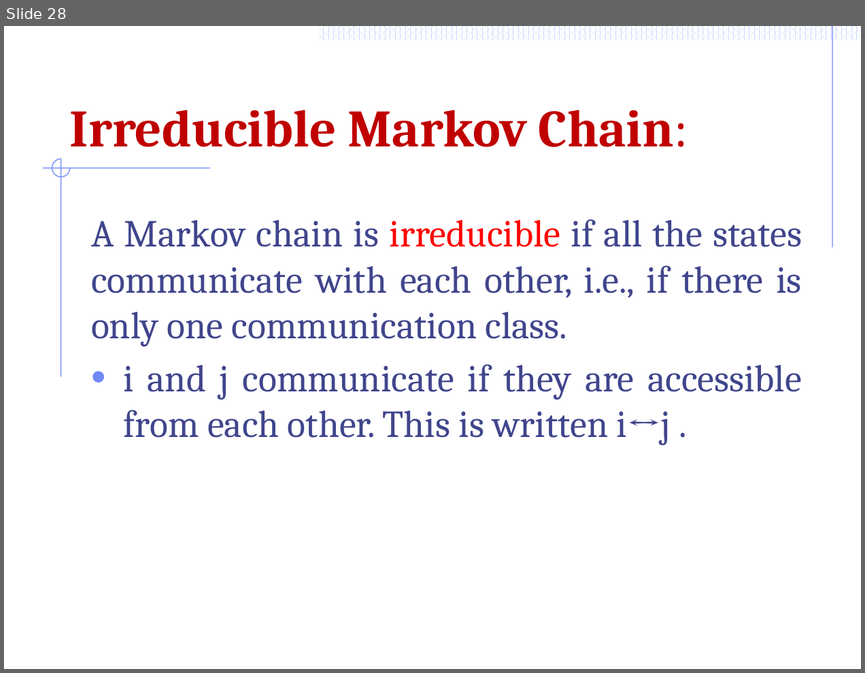
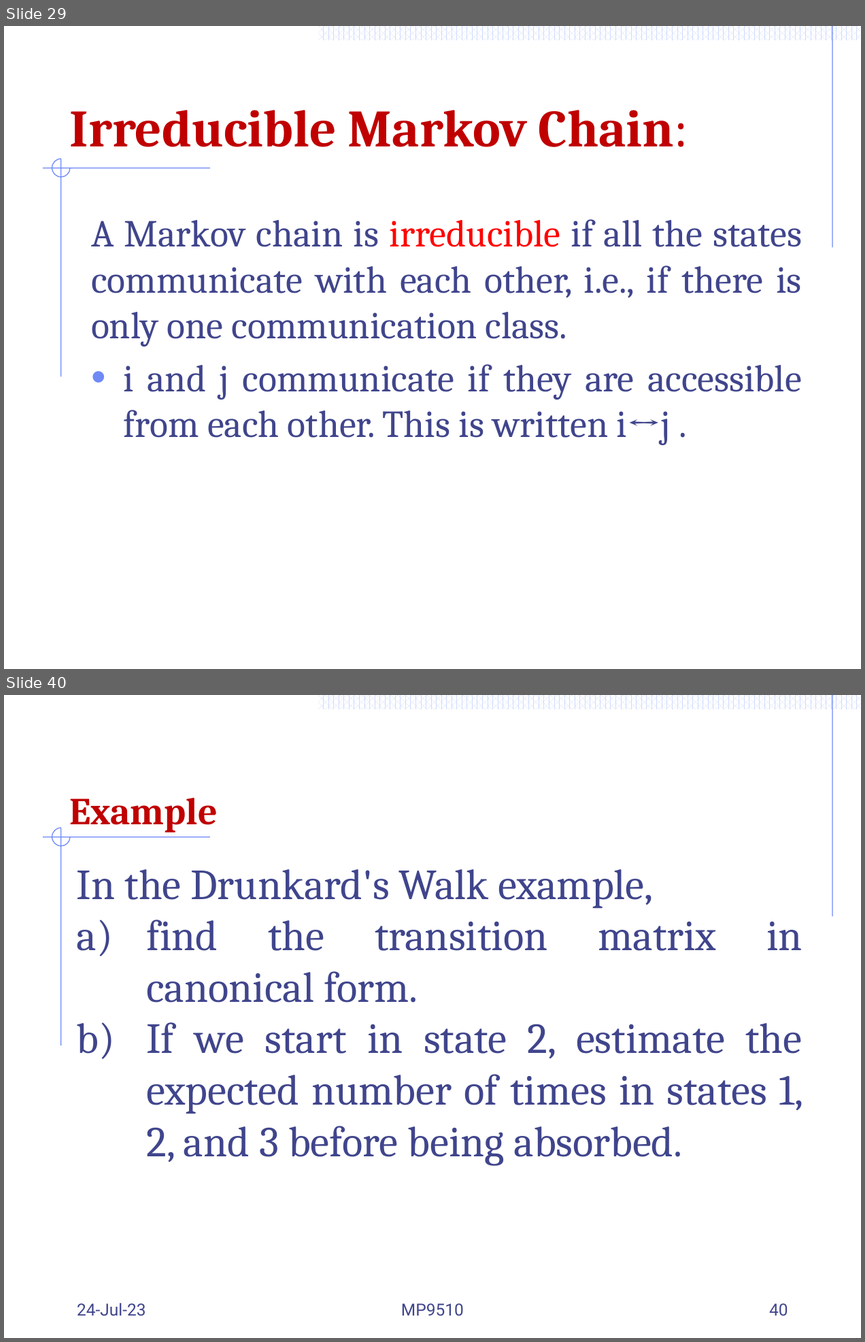
Before and after one commit to Mayooran1987/MC9510, a slide deck: Lect_3_Markov process.pptx. Shown one above the other, each under a label of ours: slide 28 before the commit, slides 29 and 40 after it; the slides between them are not shown. The pictures are 865x673 and 865x1342 pixels, drawn with LibreOffice and Linux fonts; fonts in the diff are those of the drawing. Boxes give left, top, right and bottom in pixels: in the first picture for what was removed or moved away, otherwise in the second. Text is boxed around its words. In the diff, an @@ line names an element or a change of style, - is before the commit and + after.

```diff
--- a/Lect_3_Markov process.pptx
+++ b/Lect_3_Markov process.pptx
@@ slide 40 added at [4,695,861,1338], background #FFFFFF; not listed: 56 template elements that a slide beside it also shows @@
@@ text added at [69,798,218,832], 32 pt, text #C00000, bold @@
+Example
@@ text added at [77,869,804,1166], 36 pt, text #40458C @@
+In the Drunkard's Walk example,
+a) find the transition matrix in canonical form.
+b) If we start in state 2, estimate the expected number of times in states 1, 2, and 3 before being absorbed.
@@ text added at [77,1302,146,1316], 14 pt, text #40458C @@
+24-Jul-23
@@ text added at [401,1303,464,1316], 14 pt, text #40458C @@
+MP9510
@@ page number added at [769,1303,788,1316], 14 pt, text #40458C @@
+40
@@ what was slide 28 is now slide 29 @@
```
Also in this commit, not shown: 8 slides changed, 11 other slides added.
